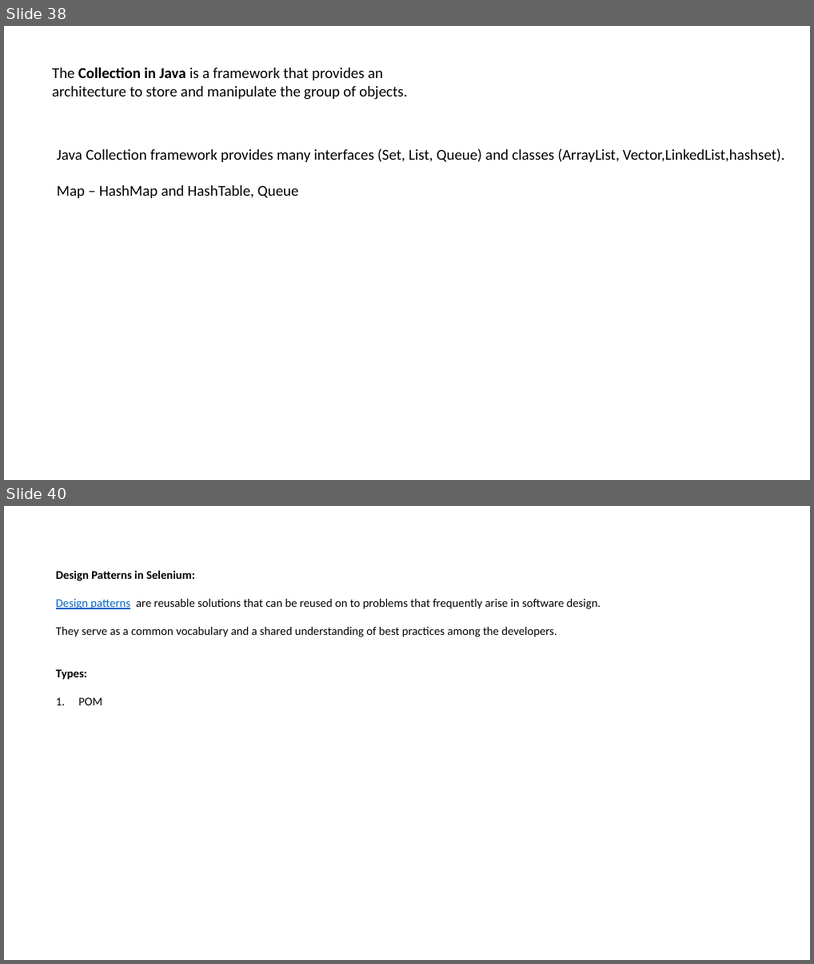
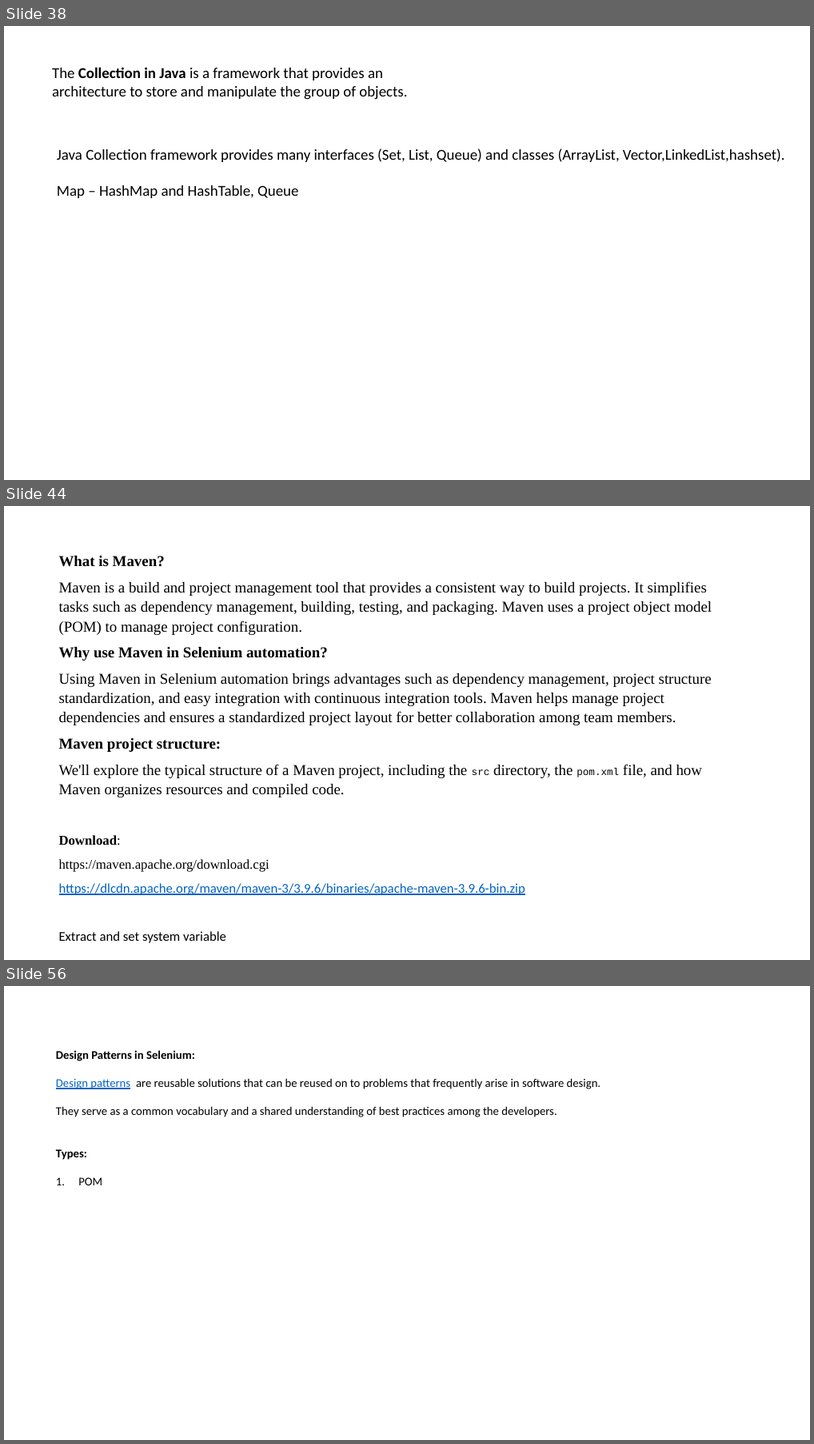
Before and after one commit to SoorajSundar1505/seleniumTraining, a slide deck: Selenium.pptx. Shown one above the other, each under a label of ours: slides 38 and 40 before the commit, slides 38, 44 and 56 after it; the slides between them are not shown. The pictures are 814x964 and 814x1444 pixels, drawn with LibreOffice and Linux fonts; fonts in the diff are those of the drawing. Boxes give left, top, right and bottom in pixels: in the first picture for what was removed or moved away, otherwise in the second. Text is boxed around its words. In the diff, an @@ line names an element or a change of style, - is before the commit and + after.

```diff
--- a/Selenium.pptx
+++ b/Selenium.pptx
@@ slide 44 added at (4,506,810,960), background #FFFFFF @@
@@ text added at (59,556,712,943), 18 pt, text #000000 @@
+What is Maven?
+Maven is a build and project management tool that provides a consistent way to build projects. It simplifies tasks such as dependency management, building, testing, and packaging. Maven uses a project object model (POM) to manage project configuration.
+Why use Maven in Selenium automation?
+Using Maven in Selenium automation brings advantages such as dependency management, project structure standardization, and easy integration with continuous integration tools. Maven helps manage project dependencies and ensures a standardized project layout for better collaboration among team members.
+Maven project structure:
+We'll explore the typical structure of a Maven project, including the src directory, the pom.xml file, and how Maven organizes resources and compiled code.
+Download:
+https://maven.apache.org/download.cgi
+https://dlcdn.apache.org/maven/maven-3/3.9.6/binaries/apache-maven-3.9.6-bin.zip
+Extract and set system variable
@@ what was slide 40 is now slide 56 @@
```
Also in this commit, not shown: 1 slide changed, 15 other slides added.
